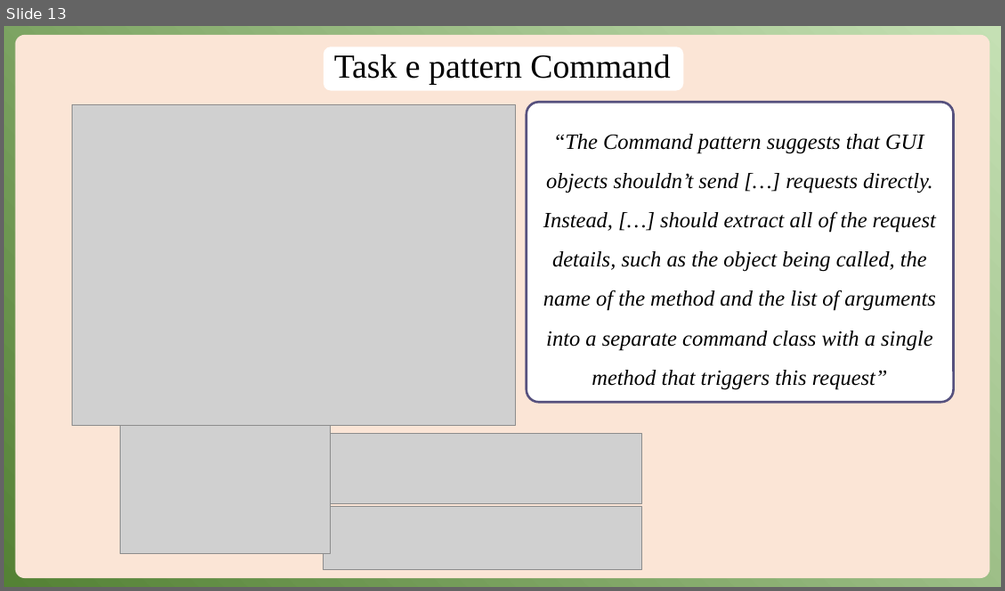
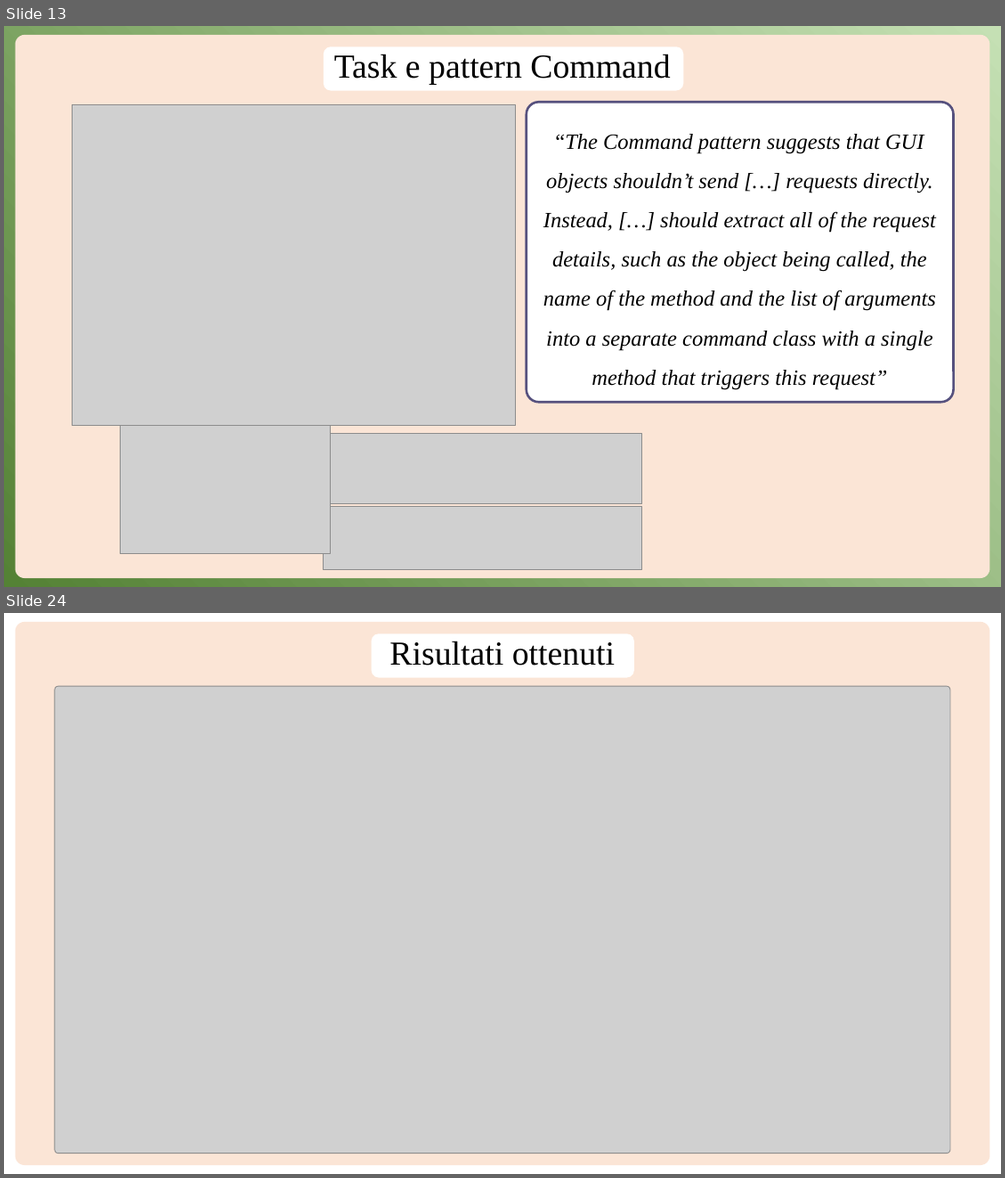
Before and after one commit to Anrighe/Tesi-Laurea-Triennale-Informatica-Unimore, a slide deck: Presentazione_Tesi_Triennale_Informatica_Unimore_2022_2023_Enrico_Marras_152336.pptx. Shown one above the other, each under a label of ours: slide 13 before the commit, slides 13 and 24 after it; the slides between them are not shown. The pictures are 1005x591 and 1005x1178 pixels, drawn with LibreOffice and Linux fonts; fonts in the diff are those of the drawing; grey boxes stand for pictures. Boxes give left, top, right and bottom in pixels: in the first picture for what was removed or moved away, otherwise in the second. Text is boxed around its words. In the diff, an @@ line names an element or a change of style, - is before the commit and + after.

```diff
--- a/Presentazione_Tesi_Triennale_Informatica_Unimore_2022_2023_Enrico_Marras_152336.pptx
+++ b/Presentazione_Tesi_Triennale_Informatica_Unimore_2022_2023_Enrico_Marras_152336.pptx
@@ slide 24 added at box(4, 613, 1001, 1174), background #FFFFFF @@
@@ rounded rectangle added at box(16, 622, 990, 1165), fill #FBE5D6 @@
@@ rounded rectangle added at box(372, 634, 633, 678), fill #FFFFFF @@
@@ title added at box(389, 641, 615, 666), 32.4 pt, text #000000 @@
+Risultati ottenuti
@@ picture added at box(55, 686, 951, 1153) @@
```
Also in this commit, not shown: 16 slides changed, 3 other slides added, 1 slide removed.
